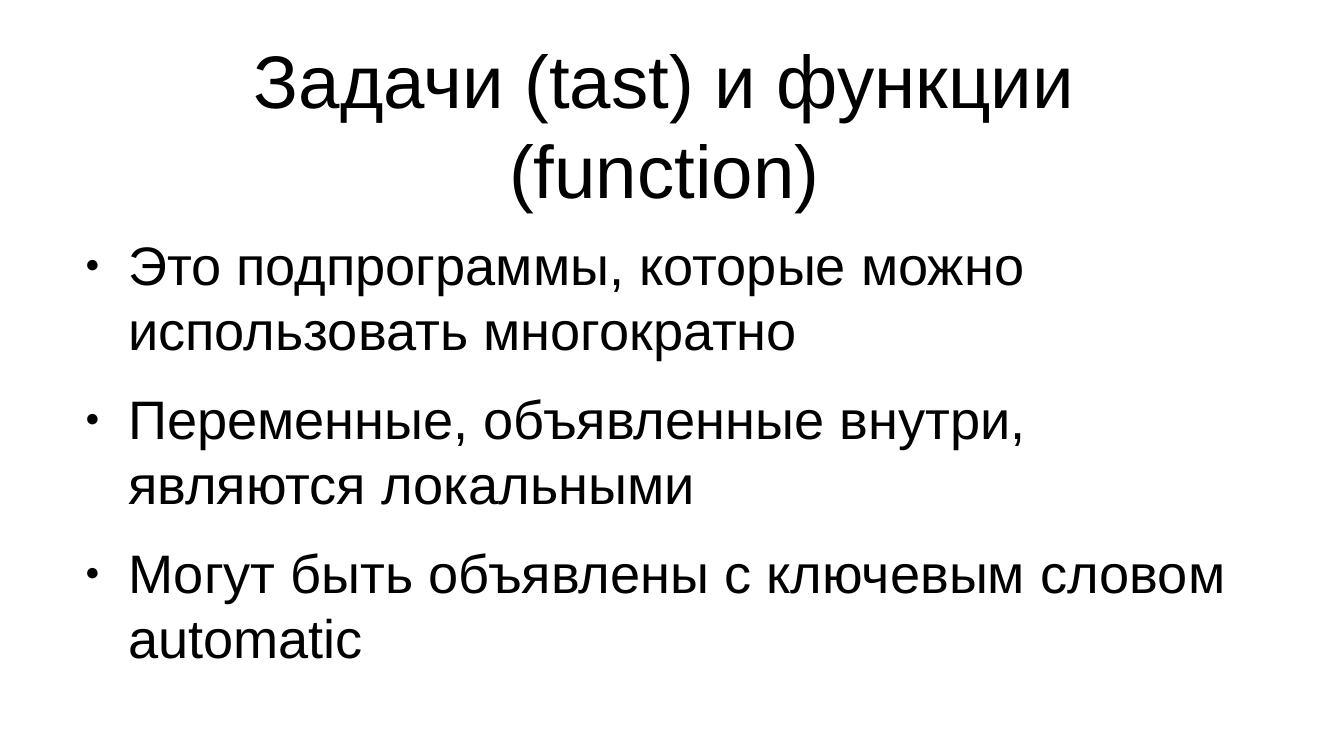
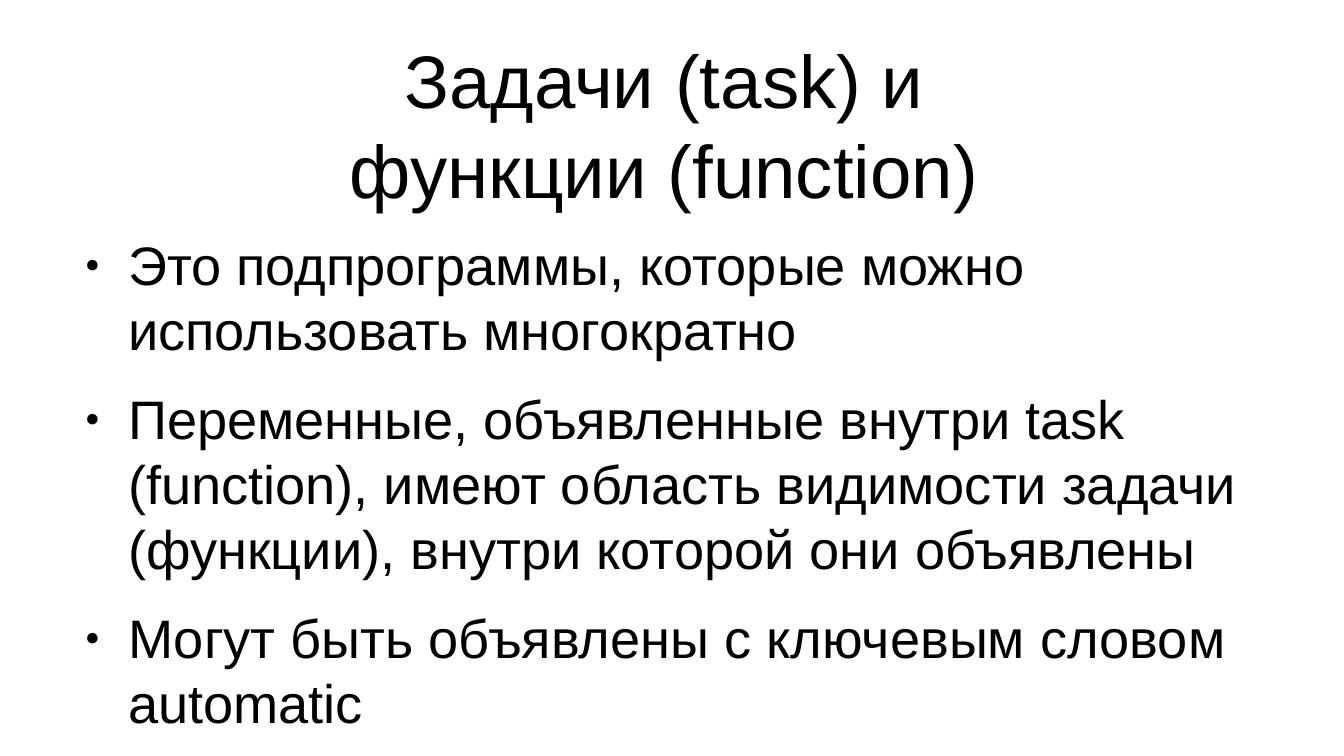
Before and after one commit to romakeii/rg-fpga-course, a slide deck: slide 32 of part-2/presentation.odp (slide 31 before the commit). Drawn at 1344x756 pixels with LibreOffice and Linux fonts; fonts in the diff are those of the drawing. Boxes give left, top, right and bottom in pixels: in the first picture for what was removed or moved away, otherwise in the second. Text is boxed around its words. In the diff, an @@ line names an element or a change of style, - is before the commit and + after.

```diff
--- a/part-2/presentation.odp
+++ b/part-2/presentation.odp
@@ title at [350,54,978,212]: text changed @@
-Задачи (tast) и функции (function)
+Задачи (task) и
+функции (function)
@@ text at [128,399,1236,579]: text changed @@
-● Переменные, объявленные внутри, являются локальными
+● Переменные, объявленные внутри task (function), имеют область видимости задачи (функции), внутри которой они объявлены
```
Also in this commit, not shown: 7 other slides changed, 1 slide added, 1 other file.
